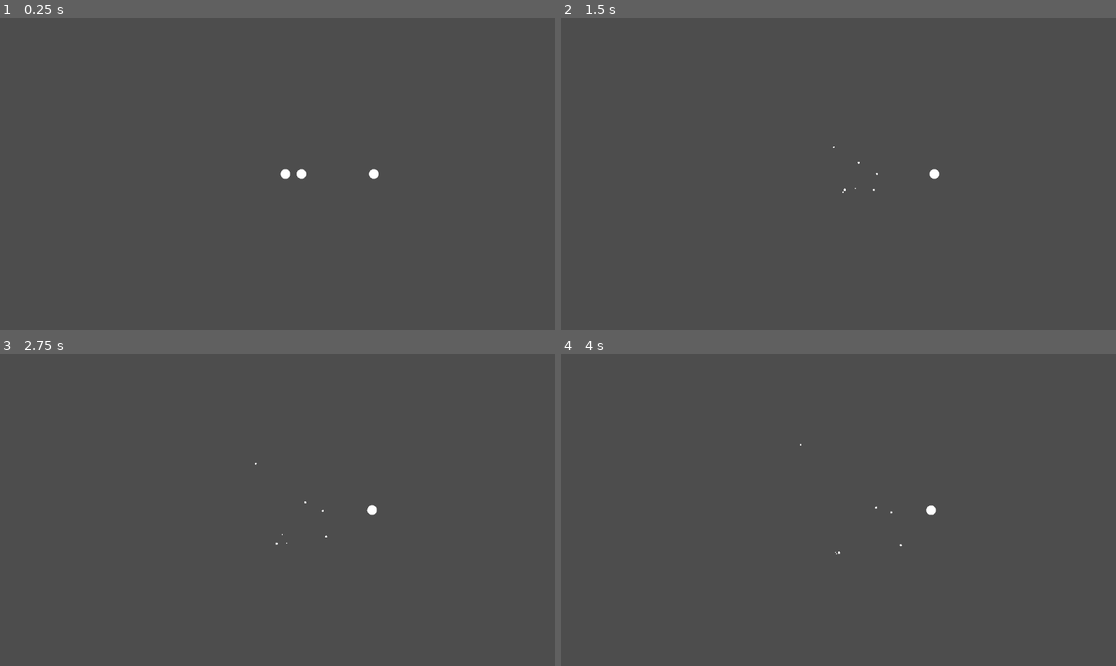
Above: before the commit, frames 1-4 (two rows, left to right).
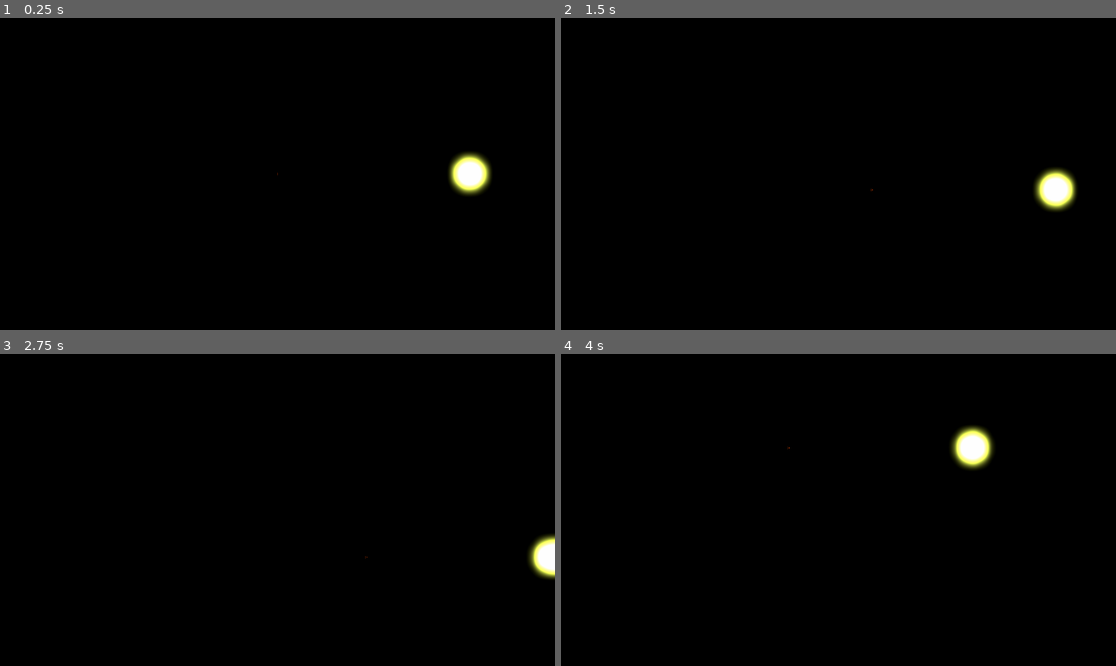
Above: after the commit, the same moments.

Repository: gurung-pawan/gravity
Game: Godot game, scene res://scenes/game.tscn
Two runs of this game, one before a commit and one after it. Both use one fixed random seed, a clock stepped at 60 frames per second and the inputs below.
Inputs (mouse positions are in pixels of both pictures, inside the frame that each line leads up to):
- Up to frame 1 (0.25 s): no input
- Up to frame 2 (1.5 s): tap Enter at 0.5 s; move the mouse to (960, 158) at 0.52 s; tap Space at 0.6, 0.77, 1.07 s; click (960, 158) at 0.67 s; drag from (727, 189) to (810, 236) at 1.27 s
- Up to frame 3 (2.75 s): move the mouse to (333, 441) at 2.02 s; tap Space at 2.1 s; click (333, 441) at 2.17 s
- Up to frame 4 (4 s): tap Space at 2.75, 3.6, 3.77 s; drag from (810, 572) to (672, 463) at 2.77 s; move the mouse to (1005, 556) at 3.52 s; click (1005, 556) at 3.67 s

The runs differ from the first frame. In frame 1, 100% of the frame differs, in the area x 0-100%, y 0-100%; in frame 2, 100%; in frame 3, 100%; in frame 4, 100%.

Commit message:
Made better density logic Changed black hole logic Added shaders

Diff:
--- a/backend/Physics.gd
+++ b/backend/Physics.gd
@@ -4,8 +4,9 @@
 static var min_frag = SimConfig.MINIMUM_FRAGMENTATION
 static var max_frag = SimConfig.MAXIMUM_FRAGMENTATION
 static var eps = SimConfig.EPSILON
-static var minimum_mass = SimConfig.MINIMUM_MASS_FOR_FRAGMENTATION
-static var minimum_radius = SimConfig.MINIMUM_RADIUS_FOR_FRAGMENTATION
+static var minimum_mass = SimConfig.MINIMUM_MASS
+static var minimum_radius = SimConfig.MINIMUM_RADIUS
+static var bh_density = SimConfig.BLACK_HOLE_COMPACTNESS_THRESHOLD
 
 static func rotate_vector(v: Vector2, t: float) -> Vector2:
 	return Vector2(
@@ -55,6 +56,7 @@
 
 	var total_radius = sqrt(body_1.radius ** 2 + body_2.radius ** 2)
 	var total_mass = body_1.mass + body_2.mass
+	var density = total_mass / (PI * (total_radius ** 2))
 
 	if total_mass < minimum_mass or total_radius < minimum_radius:
 		return results
@@ -62,21 +64,20 @@
 	var amount_of_fragments = randi_range(min_frag, max_frag)
 
 	var mass_allocation = get_random_sum_array(total_mass, amount_of_fragments, minimum_mass)
-	var radius_allocation = get_random_sum_array(total_radius, amount_of_fragments, minimum_radius)
 
 	var collision_point = (body_1.position + body_2.position) / 2.0
 
 	for i in amount_of_fragments:
 		var theta = randf_range(-PI, PI)
-		var velocity = rotate_vector(relative_velocity, theta) * randf_range(eps, 0.7)
+		var velocity = rotate_vector(relative_velocity, theta) * randf_range(eps, 0.5)
 
-		var r = total_radius * sqrt(randf())
+		var r = pow(mass_allocation[i] / (PI * density), 0.5)
 		var offset = Vector2(r * cos(theta), r * sin(theta))
-		var position = collision_point + (2 * offset)
+		var position = collision_point + (r * offset)
 
 		results.append({
 			"mass": mass_allocation[i],
-			"radius": radius_allocation[i],
+			"radius": r,
 			"position": position,
 			"velocity": velocity
 		})
@@ -98,6 +99,8 @@
 			new_position = body_2.position
 	else:
 		new_position = body_1.position if is_body_1_black_hole else body_2.position
+		new_radius = log(total_mass / (PI * bh_density))
+
 
 	var new_velocity = (get_momentum(body_1) + get_momentum(body_2)) / (body_1.mass + body_2.mass)
 
--- a/backend/Sim.gd
+++ b/backend/Sim.gd
@@ -5,64 +5,62 @@
 static var TIME_SCALE = SimConfig.TIME_SCALE
 
 # ONLY ENTRY TO MAKING BODY
-static func make_body(mass: float = 1.0, radius: float = 1.0, position: Vector2 = Vector2.ZERO, velocity: Vector2 = Vector2.ZERO, type: Body.BodyType = Body.BodyType.SMALL_BODY) -> int:
+static func make_body(mass: float = 1.0, radius: float = 1.0, position: Vector2 = Vector2.ZERO, velocity: Vector2 = Vector2.ZERO) -> int:
 
-    var body = Body.new(body_count, mass, radius, position, velocity, type)
-    bodies[body.id] = body
-    body_count += 1
-    return body.id
+	var body = Body.new(body_count, mass, radius, position, velocity)
+	bodies[body.id] = body
+	body_count += 1
+	return body.id
 
 static func get_body_by_id(_id: int) -> Body:
-    return bodies.get(_id, null)
+	return bodies.get(_id, null)
 
 static func remove_body_by_id(_id: int) -> bool:
-    return bodies.erase(_id)
+	return bodies.erase(_id)
 
 static func update_gravity(delta: float, bodies_array: Array[Body]):
-    var gravity_data: Array[Gravity.GravityResult] = Gravity.calculate(delta, bodies_array)
+	var gravity_data: Array[Gravity.GravityResult] = Gravity.calculate(delta, bodies_array)
 
-    for data in gravity_data:
-        bodies[data.id].update_motion(data.position, data.velocity, data.acceleration)
+	for data in gravity_data:
+		bodies[data.id].update_motion(data.position, data.velocity, data.acceleration)
 
 static func update_collision(bodies_array: Array[Body]):
-    var collision_data: Array[Collision.CollisionResult] = Collision.check(bodies_array)
-    var removed_id  = {}
+	var collision_data: Array[Collision.CollisionResult] = Collision.check(bodies_array)
+	var removed_id  = {}
 
-    for data in collision_data:
-        if data.ids[0] in removed_id or data.ids[1] in removed_id:
-            continue
+	for data in collision_data:
+		if data.ids[0] in removed_id or data.ids[1] in removed_id:
+			continue
 
-        var body_1 = get_body_by_id(data.ids[0])
-        var body_2 = get_body_by_id(data.ids[1])
-        if data.type == Collision.CollisionType.MERGE:
-            var new_body_data = Physics.merge_bodies(body_1, body_2)
-            make_body(
-                new_body_data["mass"],
-                new_body_data["radius"],
-                new_body_data["position"],
-                new_body_data["velocity"],
-                data.form
-            )
-        else:
-            var all_bodies_data = Physics.fragment_bodies(body_1, body_2)
-            for body_data in all_bodies_data:
-                make_body(
-                    body_data["mass"],
-                    body_data["radius"],
-                    body_data["position"],
-                    body_data["velocity"],
-                    data.form
-                )
-        remove_body_by_id(data.ids[0])
-        remove_body_by_id(data.ids[1])
-        removed_id[data.ids[0]] = true
-        removed_id[data.ids[1]] = true
+		var body_1 = get_body_by_id(data.ids[0])
+		var body_2 = get_body_by_id(data.ids[1])
+		if data.type == Collision.CollisionType.MERGE:
+			var new_body_data = Physics.merge_bodies(body_1, body_2)
+			make_body(
+				new_body_data["mass"],
+				new_body_data["radius"],
+				new_body_data["position"],
+				new_body_data["velocity"]
+			)
+		else:
+			var all_bodies_data = Physics.fragment_bodies(body_1, body_2)
+			for body_data in all_bodies_data:
+				make_body(
+					body_data["mass"],
+					body_data["radius"],
+					body_data["position"],
+					body_data["velocity"]
+				)
+		remove_body_by_id(data.ids[0])
+		remove_body_by_id(data.ids[1])
+		removed_id[data.ids[0]] = true
+		removed_id[data.ids[1]] = true
 
 static func update_step(delta: float):
-    var bodies_array: Array[Body] = bodies.values()
-    if bodies_array.size() >= 2:
-        update_gravity(delta, bodies_array)
-        update_collision(bodies_array)
-    else:
-        for x in bodies_array:
-            x.update_motion_naturally(TIME_SCALE * delta)
+	var bodies_array: Array[Body] = bodies.values()
+	if bodies_array.size() >= 2:
+		update_gravity(delta, bodies_array)
+		update_collision(bodies_array)
+	else:
+		for x in bodies_array:
+			x.update_motion_naturally(TIME_SCALE * delta)
--- a/backend/SimConfig.gd
+++ b/backend/SimConfig.gd
@@ -3,14 +3,13 @@
 static var G: float = 1000.0
 static var MERGE_CONSTANT: float = 1.0
 static var EPSILON: float = 0.01
-static var TIME_SCALE: float = 1.0
+static var TIME_SCALE: float = 1
 
-static var PLANET_COMPACTNESS_THRESHOLD: float = 200
-static var STAR_COMPACTNESS_THRESHOLD: float = 500
-static var BLACK_HOLE_COMPACTNESS_THRESHOLD: float = 2000
-static var MERGE_THRESHOLD: float = 1000
+static var PLANET_COMPACTNESS_THRESHOLD: float = 0.01
+static var STAR_COMPACTNESS_THRESHOLD: float = 0.6
+static var BLACK_HOLE_COMPACTNESS_THRESHOLD: float = 15.0
 
-static var MINIMUM_FRAGMENTATION: float = 15
-static var MAXIMUM_FRAGMENTATION: float = 30
-static var MINIMUM_MASS_FOR_FRAGMENTATION: float = 5
-static var MINIMUM_RADIUS_FOR_FRAGMENTATION: float = 5
+static var MINIMUM_FRAGMENTATION: float = 10
+static var MAXIMUM_FRAGMENTATION: float = 20
+static var MINIMUM_MASS: float = 5
+static var MINIMUM_RADIUS: float = 5
--- a/backend/entities/Body.gd
+++ b/backend/entities/Body.gd
@@ -1,13 +1,13 @@
 class_name Body
 
-const MINIMUM_MASS = 0.1
-const MINIMUM_RADIUS = 0.1
+var minimum_mass = 0.5
+var minimum_radius = 0.5
 
 enum BodyType {
-    SMALL_BODY = 0,
-    PLANET,
-    STAR,
-    BLACK_HOLE
+	SMALL_BODY = 0,
+	PLANET,
+	STAR,
+	BLACK_HOLE
 }
 
 var id: int
@@ -18,28 +18,38 @@
 var acceleration: Vector2 = Vector2.ZERO
 var type: BodyType
 
+func find_type():
+	var density = self.mass / (PI * self.radius ** 2)
+	if density < SimConfig.PLANET_COMPACTNESS_THRESHOLD:
+		return BodyType.SMALL_BODY
+	elif density < SimConfig.STAR_COMPACTNESS_THRESHOLD:
+		return BodyType.PLANET
+	elif density < SimConfig.BLACK_HOLE_COMPACTNESS_THRESHOLD:
+		return BodyType.STAR
+	else:
+		return BodyType.BLACK_HOLE
+
 func _init(
-    _id: int,
-    _mass: float = 1.0,
-    _radius: float = 1.0,
-    _position: Vector2 = Vector2.ZERO,
-    _velocity: Vector2 = Vector2.ZERO,
-    _type: BodyType = BodyType.SMALL_BODY
+	_id: int,
+	_mass: float = 1.0,
+	_radius: float = 1.0,
+	_position: Vector2 = Vector2.ZERO,
+	_velocity: Vector2 = Vector2.ZERO
 ) -> void:
 
-    self.id = _id
-    self.mass = max(_mass, MINIMUM_MASS)
-    self.radius = max(_radius, MINIMUM_RADIUS)
-    self.position = _position
-    self.velocity = _velocity
-    self.type = _type
+	self.id = _id
+	self.mass = max(_mass, minimum_mass)
+	self.radius = max(_radius, minimum_radius)
+	self.position = _position
+	self.velocity = _velocity
+	self.type = find_type()
 
 func update_motion(_position: Vector2 = self.position, _velocity: Vector2 = self.velocity, _acceleration: Vector2 = self.acceleration):
-    self.position = _position
-    self.velocity = _velocity
-    self.acceleration = _acceleration
+	self.position = _position
+	self.velocity = _velocity
+	self.acceleration = _acceleration
 
 func update_motion_naturally(delta: float):
-    # When force (incl. gravitational force) is not applied to a body, it doesn't have any acceleration
-    # Inertia
-    self.position += (delta * self.velocity)
+	# When force (incl. gravitational force) is not applied to a body, it doesn't have any acceleration
+	# Inertia
+	self.position += (delta * self.velocity)
--- a/backend/systems/Collision.gd
+++ b/backend/systems/Collision.gd
@@ -3,13 +3,12 @@
 static var planet_threshold = SimConfig.PLANET_COMPACTNESS_THRESHOLD
 static var star_threshold = SimConfig.STAR_COMPACTNESS_THRESHOLD
 static var black_hole_threshold = SimConfig.BLACK_HOLE_COMPACTNESS_THRESHOLD
-static var merge_threshold = SimConfig.MERGE_THRESHOLD
 
 static var eps = SimConfig.EPSILON
 static var Q = SimConfig.MERGE_CONSTANT
 static var G = SimConfig.G
-static var min_mass = SimConfig.MINIMUM_MASS_FOR_FRAGMENTATION
-static var min_radius = SimConfig.MINIMUM_RADIUS_FOR_FRAGMENTATION
+static var min_mass = SimConfig.MINIMUM_MASS
+static var min_radius = SimConfig.MINIMUM_RADIUS
 
 enum CollisionType {
 	MERGE = 0,
@@ -21,23 +20,9 @@
 	var type: CollisionType
 	var form: Body.BodyType
 
-	func _init(_ids: Array, _type: CollisionType, _form: Body.BodyType):
+	func _init(_ids: Array, _type: CollisionType):
 		self.ids = _ids
 		self.type = _type
-		self.form = _form
-
-static func detect_form(body_1: Body, body_2: Body) -> Body.BodyType:
-	var total_mass = body_1.mass + body_2.mass
-	var total_radius = sqrt(body_1.radius ** 2 + body_2.radius ** 2)
-	var compactness = total_mass / total_radius
-
-	if compactness < planet_threshold:
-		return Body.BodyType.SMALL_BODY
-	elif compactness < star_threshold:
-		return Body.BodyType.PLANET
-	elif compactness < black_hole_threshold:
-		return Body.BodyType.STAR
-	return Body.BodyType.BLACK_HOLE
 
 static func detect_type(body_1: Body, body_2: Body) -> CollisionType:
 
@@ -71,8 +56,7 @@
 			if distance < sum_of_radius:
 				results.append(CollisionResult.new(
 					[body_1.id, body_2.id],
-					detect_type(body_1, body_2),
-					detect_form(body_1, body_2),
+					detect_type(body_1, body_2)
 				))
 
 	return results
--- a/frontend/body.gd
+++ b/frontend/body.gd
@@ -1,12 +1,64 @@
 extends Node2D
 
+var planet_compactness_threshold = SimConfig.PLANET_COMPACTNESS_THRESHOLD
+var star_compactness_threshold = SimConfig.STAR_COMPACTNESS_THRESHOLD
+var black_hole_compactness_threshold = SimConfig.BLACK_HOLE_COMPACTNESS_THRESHOLD
+
 var id: int
+var mass: float
 var radius: float
+var color: Color
+var type: Body.BodyType
+
+func attach_shader():
+    var mat = ShaderMaterial.new()
+    mat.shader = preload("res://frontend/shaders/star_shader.gdshader")
+    mat.set_shader_parameter("glow_color", self.color)
+    mat.set_shader_parameter("glow_intensity", self.radius * 0.5)
+    self.material = mat
+
+func get_random_planet_color() -> Color:
+    var random = randf()
+    if random < 0.34:
+        return Color8(112, 151, 209)
+    elif random < 0.67:
+        return Color8(132, 89, 43)
+    else:
+        return Color8(193, 206, 156)
+
+func get_star_color() -> Color:
+    var density = self.mass / (PI * self.radius ** 2)
+    var density_partition = (black_hole_compactness_threshold + star_compactness_threshold) / 3
+    if density < density_partition:
+        return Color8(191, 11, 0)
+    elif density < (2 * density_partition):
+        return Color8(238, 255, 84)
+    else:
+        return Color8(48, 90, 255)
+
+func find_color() -> void:
+    if type == Body.BodyType.SMALL_BODY:
+        self.color = Color8(204, 204, 207)
+    elif type == Body.BodyType.PLANET:
+        self.color = self.get_random_planet_color()
+    elif type == Body.BodyType.STAR:
+        self.color = self.get_star_color()
+    else:
+        self.color = Color.BLACK
+
 
 func _draw() -> void:
-    draw_circle(Vector2.ZERO, radius, Color.WHITE)
+    draw_circle(Vector2.ZERO, radius, self.color)
+    if self.type == Body.BodyType.BLACK_HOLE:
+        var ring_color = Color(0.9, 0.15, 0, radius)
+        draw_arc(Vector2.ZERO, self.radius, 0.0, TAU, 64, ring_color, 0.5)
 
-func init(_id: int, _radius: float, _position: Vector2):
+func init(_id: int, _mass: float, _radius: float, _position: Vector2, _type: Body.BodyType):
     self.id = _id
+    self.mass = _mass
     self.radius = _radius
     self.position = _position
+    self.type = _type
+    self.find_color()
+    if self.type == Body.BodyType.STAR:
+        attach_shader()
--- /dev/null
+++ b/frontend/camera_manager.gd
@@ -0,0 +1,32 @@
+extends Node2D
+
+@export var min_zoom: float = 0.1
+@export var max_zoom: float = 200.0
+@export var zoom_speed: float = 0.1
+@export var drag_speed: float = 1.0
+
+var is_pressed: bool = false
+
+@onready var camera: Camera2D = $Camera2D
+
+func _input(event: InputEvent) -> void:
+	if event is InputEventMouseButton:
+		if event.button_index == MOUSE_BUTTON_LEFT:
+			is_pressed = event.pressed
+
+		elif event.button_index == MOUSE_BUTTON_WHEEL_UP:
+			_zoom_towards_mouse(1.0 + zoom_speed)
+
+		elif event.button_index == MOUSE_BUTTON_WHEEL_DOWN:
+			_zoom_towards_mouse(1.0 / (1.0 + zoom_speed))
+
+	elif event is InputEventMouseMotion and is_pressed:
+		camera.position -= event.relative * drag_speed / camera.zoom.x
+
+func _zoom_towards_mouse(zoom_factor: float) -> void:
+	var mouse_world_pos_before = get_global_mouse_position()
+	var new_zoom = clamp(camera.zoom.x * zoom_factor, min_zoom, max_zoom)
+	camera.zoom = Vector2(new_zoom, new_zoom)
+
+	var mouse_world_pos_after = get_global_mouse_position()
+	camera.position += mouse_world_pos_before - mouse_world_pos_after
--- a/frontend/game.gd
+++ b/frontend/game.gd
@@ -8,9 +8,16 @@
 
 var bodies: Dictionary[int, Node2D] = {}
 
+func _unhandled_key_input(event: InputEvent) -> void:
+	if event is InputEventKey:
+		if event.keycode == KEY_SPACE:
+			time_scale = 0
+		else:
+			time_scale = SimConfig.TIME_SCALE
+
 func add_body(body: Body):
 	var bodyNode = BodyScene.instantiate()
-	bodyNode.init(body.id, body.radius, body.position)
+	bodyNode.init(body.id, body.mass, body.radius, body.position, body.type)
 	self.bodies[body.id] = bodyNode
 	bodies_node.add_child(bodyNode)
 
@@ -22,11 +29,9 @@
 	self.bodies.erase(_id)
 
 func _ready() -> void:
-	var id1 = Sim.make_body(100, 20, Vector2(0, 0), Vector2(130, 0), Body.BodyType.SMALL_BODY)
-	var id2 = Sim.make_body(100, 20, Vector2(100, 0), Vector2(0, 0), Body.BodyType.SMALL_BODY)
-	var id3 = Sim.make_body(200, 20, Vector2(400, 0), Vector2(0, 0), Body.BodyType.SMALL_BODY)
+	var id1 = Sim.make_body(5000, 2, Vector2(0, 0), Vector2(0, 0))
+	var id3 = Sim.make_body(10000, 20, Vector2(400, 0), Vector2(0, 0))
 	add_body(Sim.get_body_by_id(id1))
-	add_body(Sim.get_body_by_id(id2))
 	add_body(Sim.get_body_by_id(id3))
 
 func _physics_process(delta: float) -> void:
--- /dev/null
+++ b/frontend/shaders/star_shader.gdshader
@@ -0,0 +1,13 @@
+shader_type canvas_item;
+render_mode blend_add;
+
+uniform vec4 glow_color : source_color = vec4(1.0, 0.6, 0.2, 1.0);
+uniform float glow_intensity = 5;
+
+void fragment() {
+    vec4 albedo = texture(TEXTURE, UV) * COLOR;
+
+    albedo.rgb += glow_color.rgb * glow_intensity;
+
+    COLOR = albedo;
+}
--- a/project.godot
+++ b/project.godot
@@ -14,3 +14,9 @@
 run/main_scene="uid://db5ttx788tvxe"
 config/features=PackedStringArray("4.5", "Forward Plus")
 config/icon="res://icon.svg"
+
+[rendering]
+
+viewport/hdr_2d=true
+anti_aliasing/quality/msaa_2d=2
+environment/defaults/default_clear_color=Color(0, 0, 0, 1)
--- a/scenes/body.tscn
+++ b/scenes/body.tscn
@@ -1,6 +1,9 @@
-[gd_scene load_steps=2 format=3 uid="uid://c0lidde26hgrt"]
+[gd_scene load_steps=3 format=3 uid="uid://c0lidde26hgrt"]
 
 [ext_resource type="Script" uid="uid://doepuwju0jtih" path="res://frontend/body.gd" id="1_jmcoc"]
 
+[sub_resource type="CanvasItemMaterial" id="CanvasItemMaterial_jmcoc"]
+
 [node name="Body" type="Node2D"]
+material = SubResource("CanvasItemMaterial_jmcoc")
 script = ExtResource("1_jmcoc")
--- /dev/null
+++ b/scenes/camera_manager.tscn
@@ -0,0 +1,8 @@
+[gd_scene load_steps=2 format=3 uid="uid://bsue5bqh7qfvw"]
+
+[ext_resource type="Script" uid="uid://rhuu6beijd64" path="res://frontend/camera_manager.gd" id="1_utxs1"]
+
+[node name="CameraManager" type="Node2D"]
+script = ExtResource("1_utxs1")
+
+[node name="Camera2D" type="Camera2D" parent="."]
--- a/scenes/game.tscn
+++ b/scenes/game.tscn
@@ -1,11 +1,23 @@
-[gd_scene load_steps=2 format=3 uid="uid://db5ttx788tvxe"]
+[gd_scene load_steps=4 format=3 uid="uid://db5ttx788tvxe"]
 
 [ext_resource type="Script" uid="uid://otvavddme6rm" path="res://frontend/game.gd" id="1_uwrxv"]
+[ext_resource type="PackedScene" uid="uid://bsue5bqh7qfvw" path="res://scenes/camera_manager.tscn" id="2_yqjtg"]
+
+[sub_resource type="Environment" id="Environment_uwrxv"]
+background_mode = 3
+glow_enabled = true
+glow_intensity = 1.0
+glow_blend_mode = 0
 
 [node name="Game" type="Node2D"]
 script = ExtResource("1_uwrxv")
+
+[node name="CameraManager" parent="." instance=ExtResource("2_yqjtg")]
 
 [node name="BodiesNode" type="Node" parent="."]
 
 [node name="Camera2D" type="Camera2D" parent="."]
 zoom = Vector2(0.5, 0.5)
+
+[node name="WorldEnvironment" type="WorldEnvironment" parent="."]
+environment = SubResource("Environment_uwrxv")
Not shown, added: frontend/camera_manager.gd.uid
Not shown, added: frontend/shaders/star_shader.gdshader.uid
